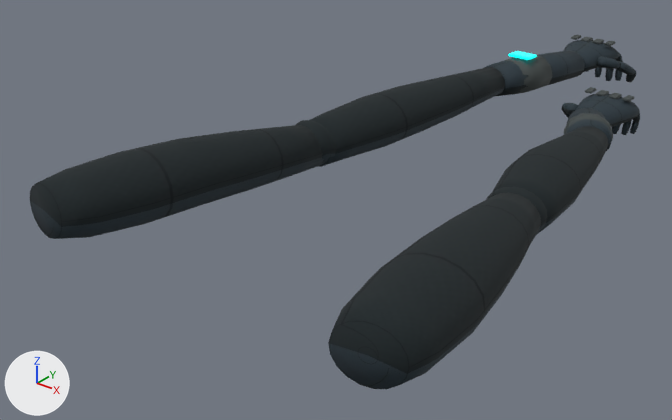
Renders of the glTF model public/assets/original/models/operators/pass65-first-person-arms-lod0.glb from each side of a commit.
One viewpoint serves both versions: a 50 mm camera at (1.027, -1.433, 0.805) aimed at (-0.218, 0.124, -0.16). The axes (+X, +Y, +Z) are drawn at lower left. The lights are the same throughout. The picture after the commit comes second. Vertices at exactly the same position are counted once.

Names of what the first picture shows: 'Pass65_Arms_Batch_ArmorPad_LOD0', 'Pass65_Arms_Batch_Glove_LOD0', 'Pass65_Arms_Batch_Sleeve_LOD0' and 1 more.
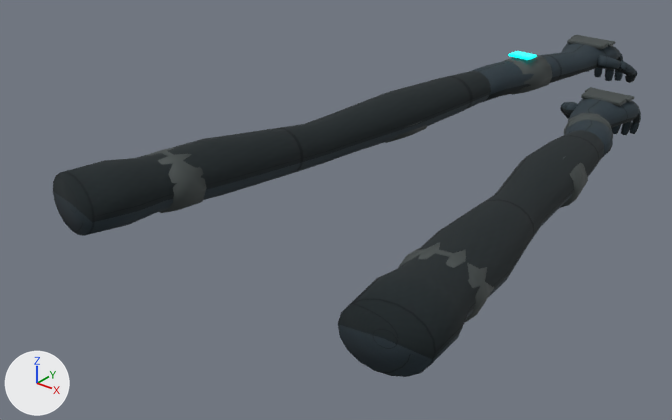
Changed parts and their boxes [x1, y1, x2, y2] in the pictures (672 x 420 px):
'Pass65_Arms_Batch_Sleeve_LOD0', reshaped: before [30, 67, 609, 389]; after [53, 71, 604, 377]
'Pass65_Arms_Batch_Glove_LOD0', reshaped (8% wider): before [484, 40, 640, 151]; after [472, 43, 641, 158]
'Pass65_Arms_Batch_ArmorPad_LOD0', reshaped: before [504, 35, 634, 140]; after [146, 35, 634, 322]
part 1 of me_l_authored_elbow_ulna_transition_lod0_mesh, rebuilt (25% wider, 26% taller): before [328, 193, 541, 389]; after [338, 130, 604, 377]
part 2 of me_l_authored_elbow_ulna_transition_lod0_mesh, rebuilt (49% wider, 44% taller): before [30, 125, 324, 239]; after [53, 71, 491, 236]
part 3 of me_l_authored_elbow_ulna_transition_lod0_mesh, deleted: before [310, 67, 505, 167]
part 4 of me_l_authored_elbow_ulna_transition_lod0_mesh, deleted: before [486, 187, 547, 232]
part 5 of me_l_authored_elbow_ulna_transition_lod0_mesh, deleted: before [493, 126, 609, 234]
part 7 of me_cube_004, added: after [581, 88, 630, 106]
part 8 of me_cube_004, added: after [567, 35, 611, 50]
part 9 of me_cube_004, added: after [398, 242, 494, 322]
part 10 of me_cube_004, added: after [560, 157, 588, 208]
part 11 of me_cube_004, added: after [146, 148, 206, 213]
part 12 of me_cube_004, added: after [385, 92, 427, 143]

What the commit changed:
me_l_authored_elbow_ulna_transition_lod0_mesh is used by ob_pass65_arms_batch_sleeve_lod0; location (0.0, 0.0, 0.0).
me_l_authored_elbow_ulna_transition_lod0_mesh had 660 vertices, 1296 faces and spanned x -0.447..0.448, y -0.559..0.757, z -0.078..0.104.
me_l_authored_elbow_ulna_transition_lod0_mesh now has 436 vertices, 864 faces and spans x -0.445..0.445, y -0.508..0.817, z -0.078..0.101.
me_l_authored_elbow_ulna_transition_lod0_mesh part 1: the loose piece of 128 vertices spanning x 0.214..0.448, y -0.559..0.09, z -0.053..0.104 is rebuilt with 218 vertices and now spans x 0.124..0.445, y -0.508..0.669, z -0.078..0.101.
me_l_authored_elbow_ulna_transition_lod0_mesh part 2: the loose piece of 128 vertices spanning x -0.447..-0.214, y -0.559..0.11, z -0.048..0.104 is rebuilt with 218 vertices and now spans x -0.445..-0.11, y -0.507..0.817, z -0.045..0.1.
me_l_authored_elbow_ulna_transition_lod0_mesh part 3: the loose piece of 128 vertices spanning x -0.33..-0.124, y 0.091..0.757, z -0.051..0.069 is deleted.
me_l_authored_elbow_ulna_transition_lod0_mesh part 4: the loose piece of 74 vertices spanning x 0.201..0.334, y 0.035..0.163, z -0.058..0.052 is deleted.
me_l_authored_elbow_ulna_transition_lod0_mesh part 5: 128 vertices removed from x 0.134..0.331, y 0.069..0.628, z -0.078..0.05.
Other edits to the shape of me_l_authored_elbow_ulna_transition_lod0_mesh do not show in these pictures.
me_l_authored_glove_cuff_lod0_mesh is used by ob_pass65_arms_batch_glove_lod0; location (0.0, 0.0, 0.0).
me_l_authored_glove_cuff_lod0_mesh had 1500 vertices, 2880 faces and spanned x -0.22..0.226, y 0.597..1.315, z -0.168..0.054.
me_l_authored_glove_cuff_lod0_mesh now has 1448 vertices, 2808 faces and spans x -0.235..0.244, y 0.546..1.317, z -0.168..0.053.
me_l_authored_glove_cuff_lod0_mesh part 6: 1458 vertices removed from x -0.22..0.226, y 0.597..1.315, z -0.168..0.054; 1406 vertices added at x -0.235..0.244, y 0.546..1.317, z -0.168..0.053.
me_cube_004 is used by ob_pass65_arms_batch_armorpad_lod0; location (0.0, 0.0, 0.0).
me_cube_004 had 512 vertices, 984 faces and spanned x -0.208..0.216, y 0.626..1.198, z -0.093..0.056.
me_cube_004 now has 752 vertices, 1440 faces and spans x -0.413..0.413, y -0.333..1.198, z -0.093..0.084.
me_cube_004 part 7: a new loose piece of 56 vertices spanning x 0.044..0.156, y 0.853..0.925, z -0.021..-0.009, in mat_mat_pass65_arms_armorpad (dark grey #424949).
me_cube_004 part 8: a new loose piece of 56 vertices spanning x -0.136..-0.024, y 1.123..1.195, z 0.039..0.051, in mat_mat_pass65_arms_armorpad (dark grey #424949).
me_cube_004 part 9: a new loose piece of 32 vertices spanning x 0.249..0.413, y -0.333..-0.237, z -0.036..0.083, in mat_mat_pass65_arms_armorpad (dark grey #424949).
me_cube_004 part 10: a new loose piece of 32 vertices spanning x 0.155..0.309, y 0.252..0.362, z -0.075..0.035, in mat_mat_pass65_arms_armorpad (dark grey #424949).
me_cube_004 part 11: a new loose piece of 32 vertices spanning x -0.413..-0.249, y -0.328..-0.231, z -0.034..0.084, in mat_mat_pass65_arms_armorpad (dark grey #424949).
me_cube_004 part 12: a new loose piece of 32 vertices spanning x -0.306..-0.15, y 0.31..0.436, z -0.051..0.059, in mat_mat_pass65_arms_armorpad (dark grey #424949).
